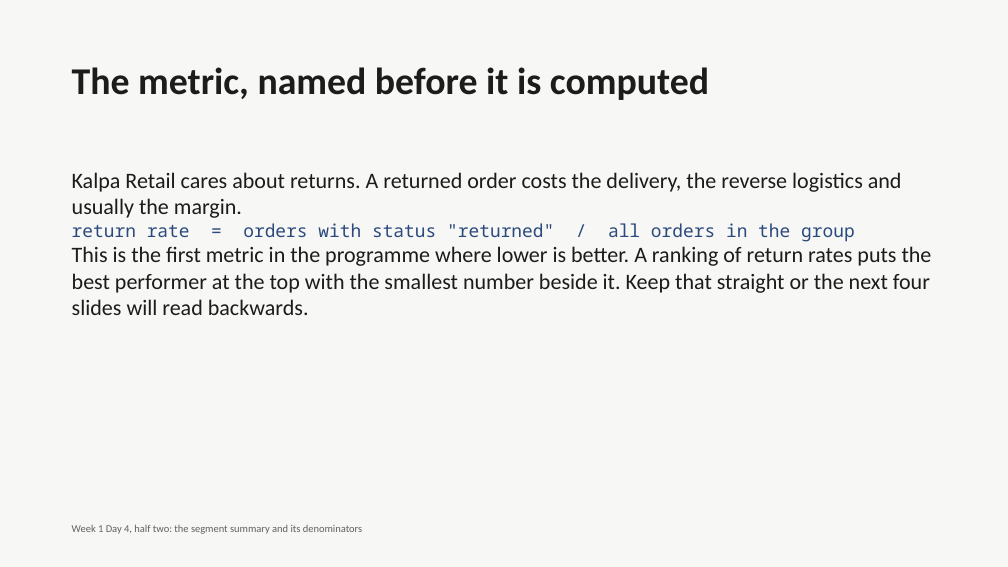
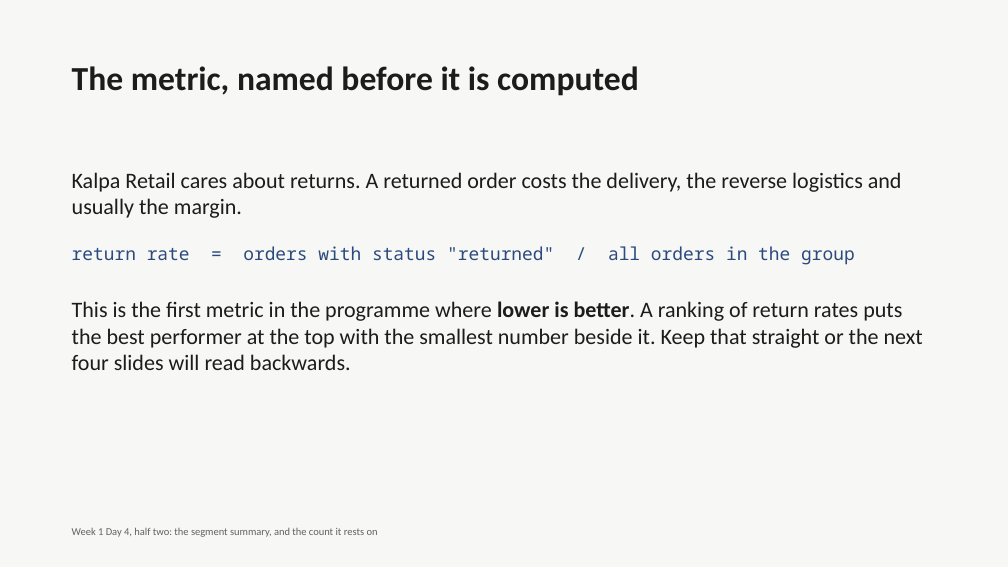
Before and after one commit to fde-academy-lab/c2-content-factory, a slide deck: slide 3 of content/W01/D4/C2_W01_D04_deck_half2_STUDENT.pptx (slide 4 before the commit). Drawn at 1008x567 pixels with LibreOffice and Linux fonts; fonts in the diff are those of the drawing. Boxes give left, top, right and bottom in pixels: in the first picture for what was removed or moved away, otherwise in the second. Text is boxed around its words. In the diff, an @@ line names an element or a change of style, - is before the commit and + after.

```diff
--- a/content/W01/D4/C2_W01_D04_deck_half2_STUDENT.pptx
+++ b/content/W01/D4/C2_W01_D04_deck_half2_STUDENT.pptx
@@ text "The metric, named before it ..." at [72, 66, 639, 96]: size 36 to 32 pt @@
@@ text at [72, 172, 902, 242]: paragraphs removed @@
-Kalpa Retail cares about returns. A returned order costs the delivery, the reverse logistics and usually the margin.
-return rate = orders with status "returned" / all orders in the group
@@ text added at [72, 246, 855, 265], 17 pt, text #2B4A7D @@
+return rate = orders with status "returned" / all orders in the group
@@ text "This is the first metric ...": place and size @@
-text "This is the first metric ..." at [72, 172, 932, 315]
+text "This is the first metric ..." at [72, 301, 923, 370]
@@ text "This is the first metric ..." at [72, 301, 923, 370]: bold on in "lower is better."; more space between paragraphs @@
@@ text at [72, 528, 378, 537]: text changed @@
-Week 1 Day 4, half two: the segment summary and its denominators
+Week 1 Day 4, half two: the segment summary, and the count it rests on
```
Also in this commit, not shown: 28 other slides changed, 12 slides added, 4 other files.
